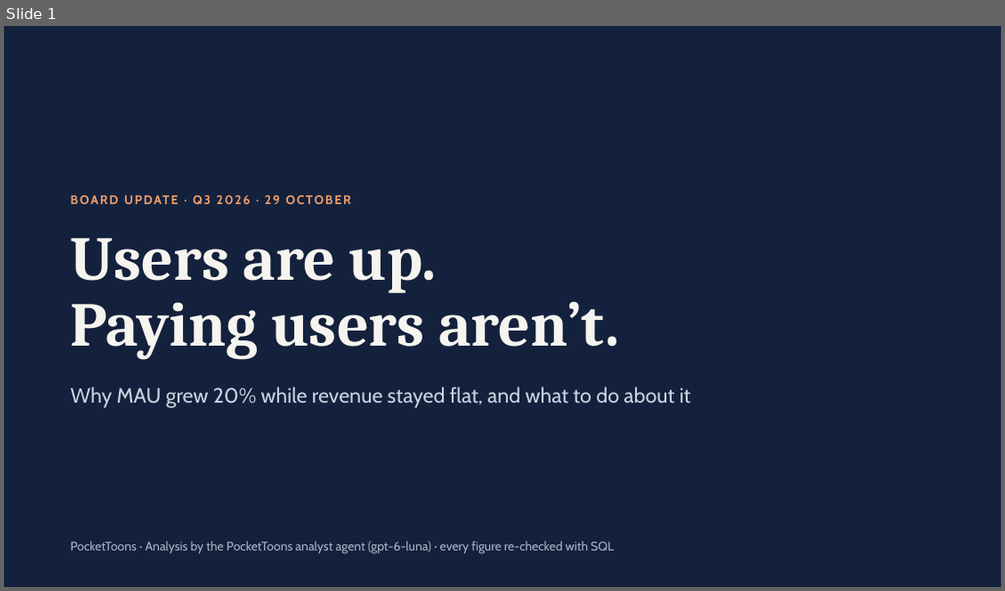
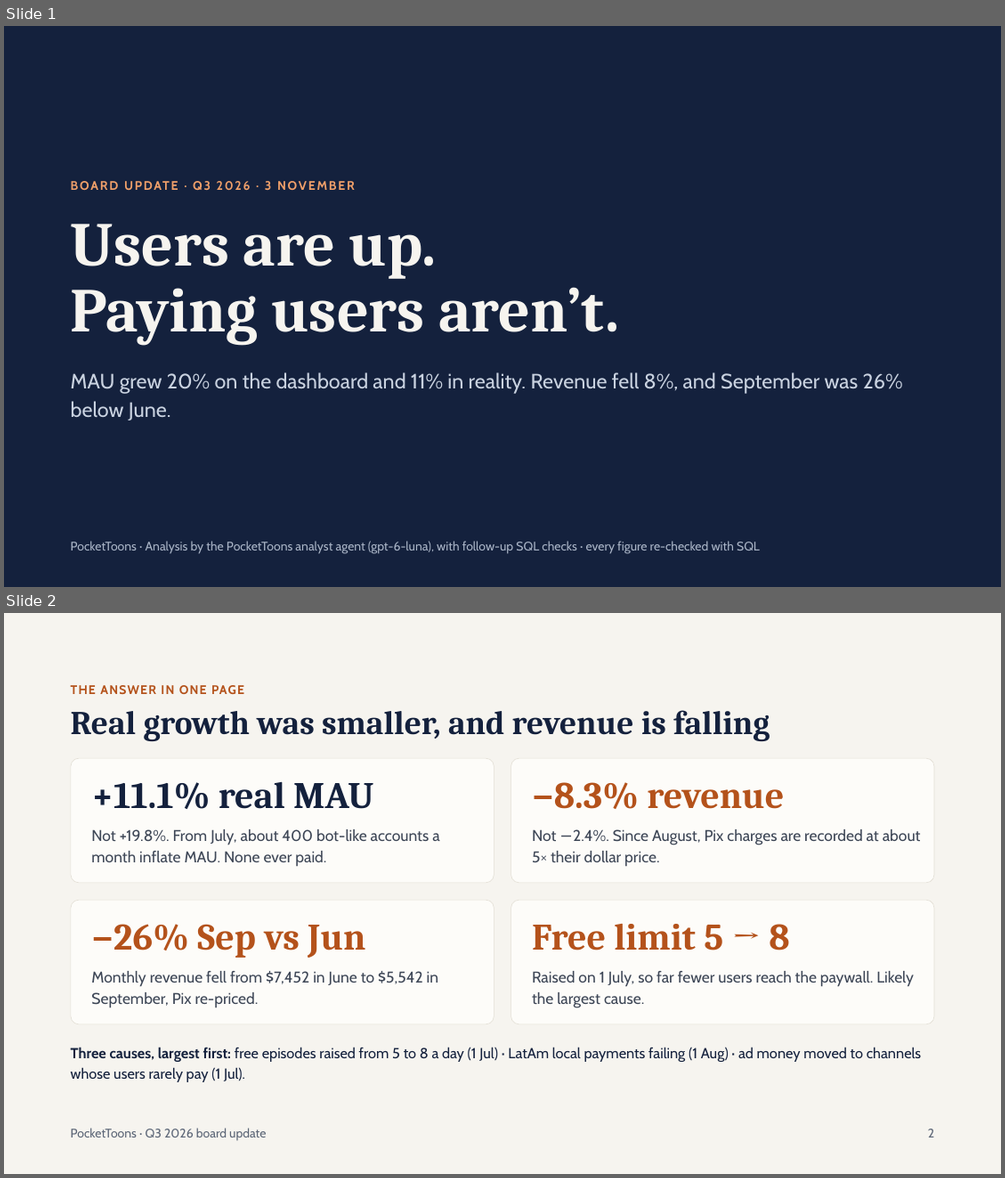
Before and after one commit to Anshi0202/pockettoons-analyst, a slide deck: investigation/board_deck.pptx. Shown one above the other, each under a label of ours: slide 1 before the commit, slides 1 and 2 after it. The pictures are 1005x591 and 1005x1178 pixels, drawn with LibreOffice and Linux fonts; fonts in the diff are those of the drawing. Boxes give left, top, right and bottom in pixels: in the first picture for what was removed or moved away, otherwise in the second. Text is boxed around its words. In the diff, an @@ line names an element or a change of style, - is before the commit and + after.

```diff
--- a/investigation/board_deck.pptx
+++ b/investigation/board_deck.pptx
@@ slide 2 added at <box>4,613,1001,1174</box>, background #F6F4EF @@
@@ text added at <box>71,685,244,694</box>, 12 pt, text #B4521B, bold @@
+THE ANSWER IN ONE PAGE
@@ title added at <box>71,710,769,741</box>, 32 pt, text #14213D, bold @@
+Real growth was smaller, and revenue is falling
@@ rounded rectangle added at <box>71,758,494,882</box>, fill #FDFCF9, outline #E2DED4 0.5 pt @@
@@ rounded rectangle added at <box>511,758,934,882</box>, fill #FDFCF9, outline #E2DED4 0.5 pt @@
@@ text added at <box>91,781,374,809</box>, 36 pt, text #14213D, bold @@
++11.1% real MAU
@@ text added at <box>532,782,784,809</box>, 36 pt, text #B4521B, bold @@
+−8.3% revenue
@@ text added at <box>91,829,439,866</box>, 15 pt, text #3D4656 @@
+Not +19.8%. From July, about 400 bot-like accounts a month inflate MAU. None ever paid.
@@ text added at <box>532,829,921,867</box>, 15 pt, text #3D4656 @@
+Not −2.4%. Since August, Pix charges are recorded at about 5× their dollar price.
@@ rounded rectangle added at <box>71,900,494,1023</box>, fill #FDFCF9, outline #E2DED4 0.5 pt @@
@@ rounded rectangle added at <box>511,900,934,1023</box>, fill #FDFCF9, outline #E2DED4 0.5 pt @@
@@ text added at <box>91,924,365,957</box>, 36 pt, text #B4521B, bold @@
+−26% Sep vs Jun
@@ text added at <box>532,924,789,950</box>, 36 pt, text #B4521B, bold @@
+Free limit 5 → 8
@@ text added at <box>91,971,438,1008</box>, 15 pt, text #3D4656 @@
+Monthly revenue fell from $7,452 in June to $5,542 in September, Pix re-priced.
@@ text added at <box>532,971,914,1008</box>, 15 pt, text #3D4656 @@
+Raised on 1 July, so far fewer users reach the paywall. Likely the largest cause.
@@ text added at <box>71,1046,921,1082</box>, 14 pt, text #14213D @@
+Three causes, largest first: free episodes raised from 5 to 8 a day (1 Jul) · LatAm local payments failing (1 Aug) · ad money moved to channels whose users rarely pay (1 Jul).
@@ text added at <box>71,1127,266,1140</box>, 12 pt, text #5B6576 @@
+PocketToons · Q3 2026 board update
@@ text added at <box>928,1128,934,1137</box>, 12 pt, text #5B6576 @@
+2
@@ slide 1 changed as well @@
@@ text at <box>204,181,211,190</box>: text changed @@
-BOARD UPDATE · Q3 2026 · 29 OCTOBER
+BOARD UPDATE · Q3 2026 · 3 NOVEMBER
@@ title "Users are up.": place and size @@
-title "Users are up." at <box>71,238,619,359</box>
+title "Users are up." at <box>71,224,619,345</box>
@@ text at <box>71,372,903,420</box>: text changed @@
-Why MAU grew 20% while revenue stayed flat, and what to do about it
+MAU grew 20% on the dashboard and 11% in reality. Revenue fell 8%, and September was 26% below June.
@@ text at <box>71,540,760,554</box>: text changed @@
-PocketToons · Analysis by the PocketToons analyst agent (gpt-6-luna) · every figure re-checked with SQL
+PocketToons · Analysis by the PocketToons analyst agent (gpt-6-luna), with follow-up SQL checks · every figure re-checked with SQL
```
Also in this commit, not shown: 4 other slides changed, 4 other slides added, 5 slides removed.
